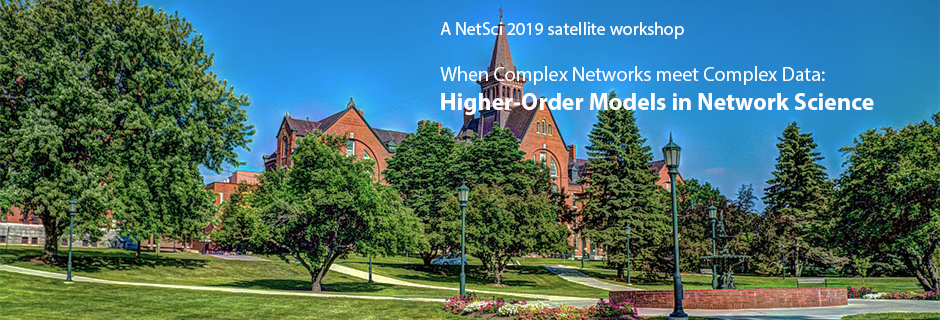
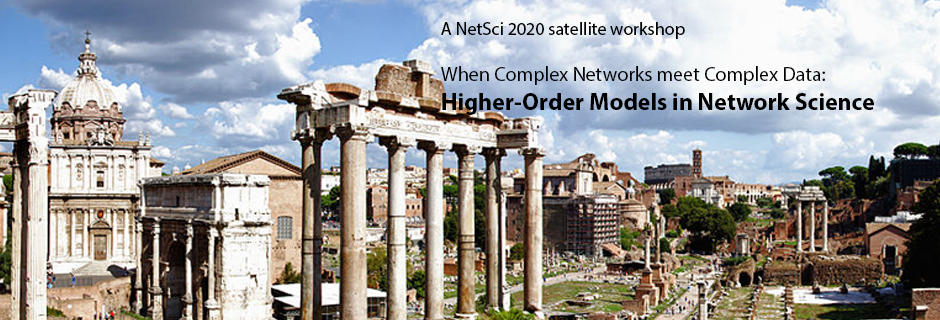
Layered file, before and after one edit (w=940, h=320). Changes by layer:
renamed "A NetSci 2019 satellite workshop When Complex Networks meet Co" to "A NetSci 2020 satellite workshop When Complex Networks meet Co", painted on it over box(440, 22, 874, 115)
removed layer "university-418223_1280" over box(0, 0, 940, 320)
added layer "Layer 1" over box(0, 0, 940, 320)
